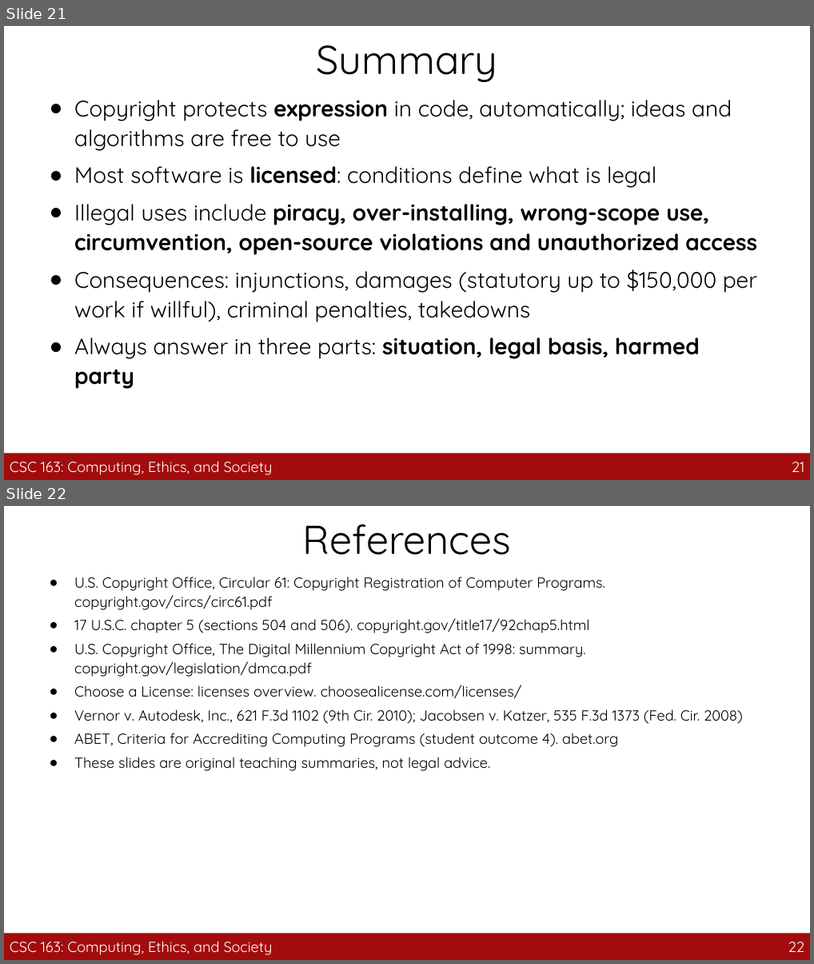
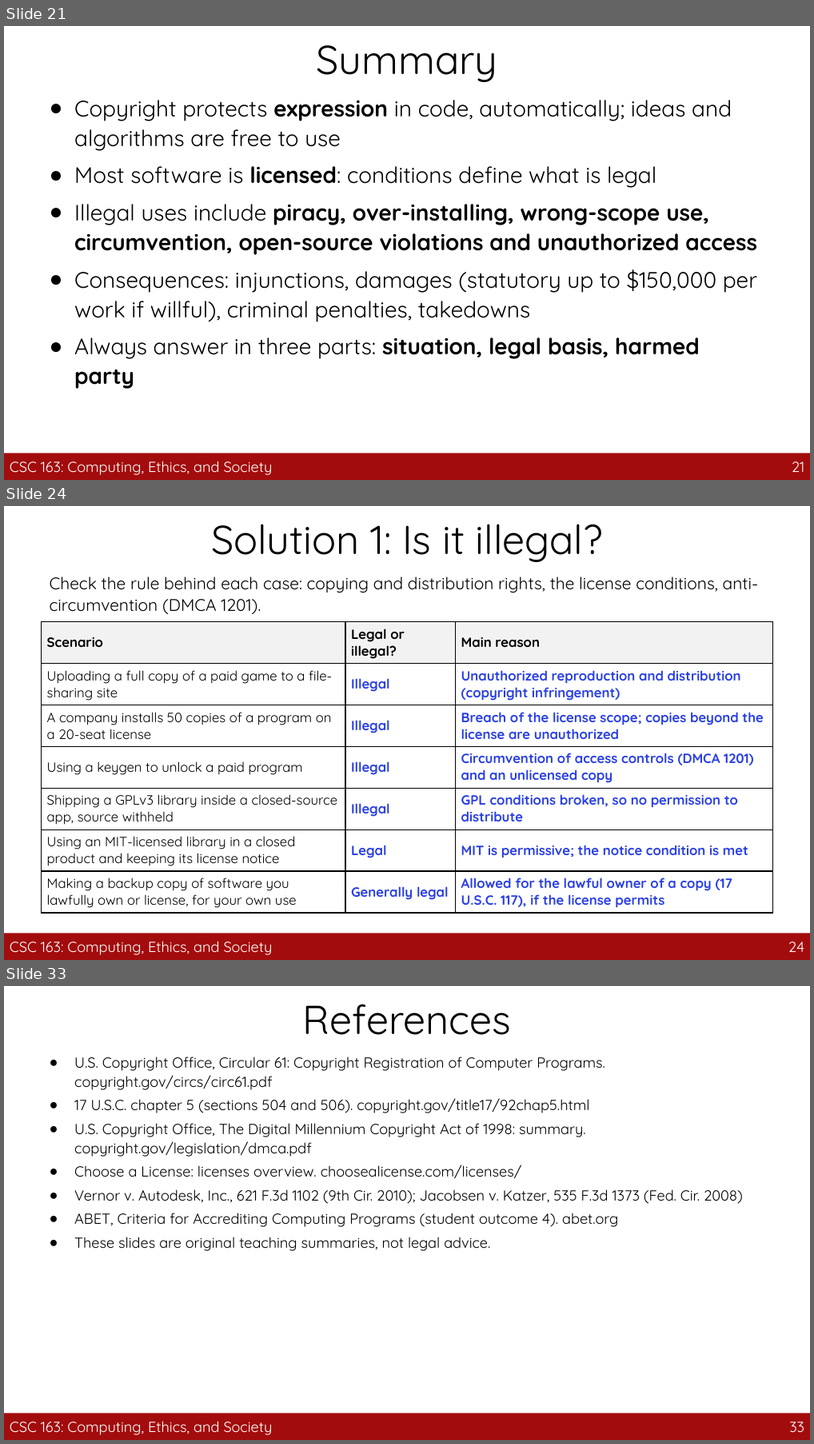
Before and after one commit to guhofstra/CSC163Fa26, a slide deck: PPTs/A1_Software_Law_and_Illegal_Use.pptx. Shown one above the other, each under a label of ours: slides 21 and 22 before the commit, slides 21, 24 and 33 after it; the slides between them are not shown. The pictures are 814x964 and 814x1444 pixels, drawn with LibreOffice and Linux fonts; fonts in the diff are those of the drawing. Boxes give left, top, right and bottom in pixels: in the first picture for what was removed or moved away, otherwise in the second. Text is boxed around its words. In the diff, an @@ line names an element or a change of style, - is before the commit and + after.

```diff
--- a/PPTs/A1_Software_Law_and_Illegal_Use.pptx
+++ b/PPTs/A1_Software_Law_and_Illegal_Use.pptx
@@ slide 24 added at (4, 506, 810, 960), background #FFFFFF @@
@@ title added at (211, 524, 603, 562), 36 pt, text #000000 @@
+Solution 1: Is it illegal?
@@ text added at (50, 576, 759, 614), 15 pt, text #000000 @@
+Check the rule behind each case: copying and distribution rights, the license conditions, anti-circumvention (DMCA 1201).
@@ table added at (41, 621, 773, 911), 7 rows, 3 columns @@
+Scenario | Legal or illegal? | Main reason
+Uploading a full copy of a paid game to a file-sharing site | Illegal | Unauthorized reproduction and distribution (copyright infringement)
+A company installs 50 copies of a program on a 20-seat license | Illegal | Breach of the license scope; copies beyond the license are unauthorized
+Using a keygen to unlock a paid program | Illegal | Circumvention of access controls (DMCA 1201) and an unlicensed copy
+Shipping a GPLv3 library inside a closed-source app, source withheld | Illegal | GPL conditions broken, so no permission to distribute
+Using an MIT-licensed library in a closed product and keeping its license notice | Legal | MIT is permissive; the notice condition is met
+Making a backup copy of software you lawfully own or license, for your own use | Generally legal | Allowed for the lawful owner of a copy (17 U.S.C. 117), if the license permits
@@ rectangle added at (4, 932, 810, 959), fill #A20C0C @@
@@ text added at (10, 940, 273, 955), 13 pt, text #FFFFFF @@
+CSC 163: Computing, Ethics, and Society
@@ page number added at (789, 941, 805, 952), 13 pt, text #FFFFFF @@
+24
@@ what was slide 22 is now slide 33 @@
@@ page number at (790, 1421, 805, 1432): text changed @@
-22
+33
```
Also in this commit, not shown: 10 other slides added, 25 other files.
